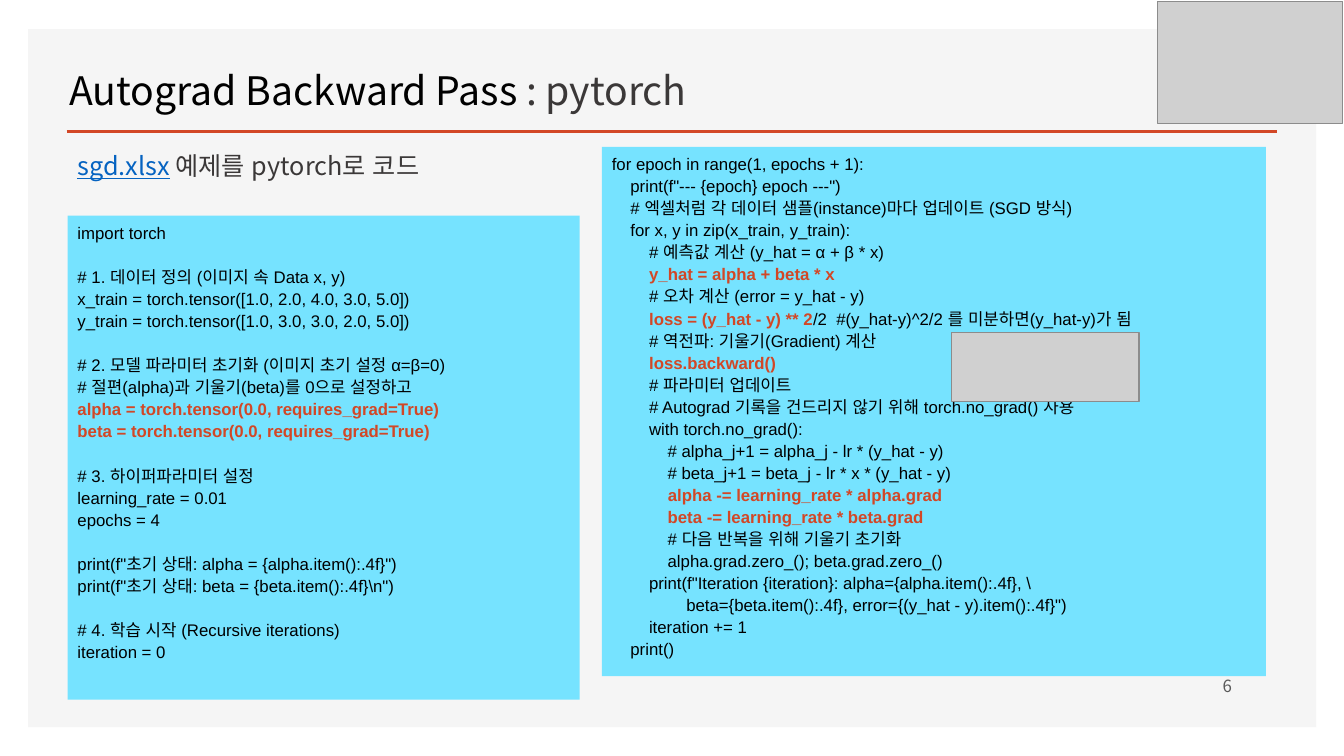
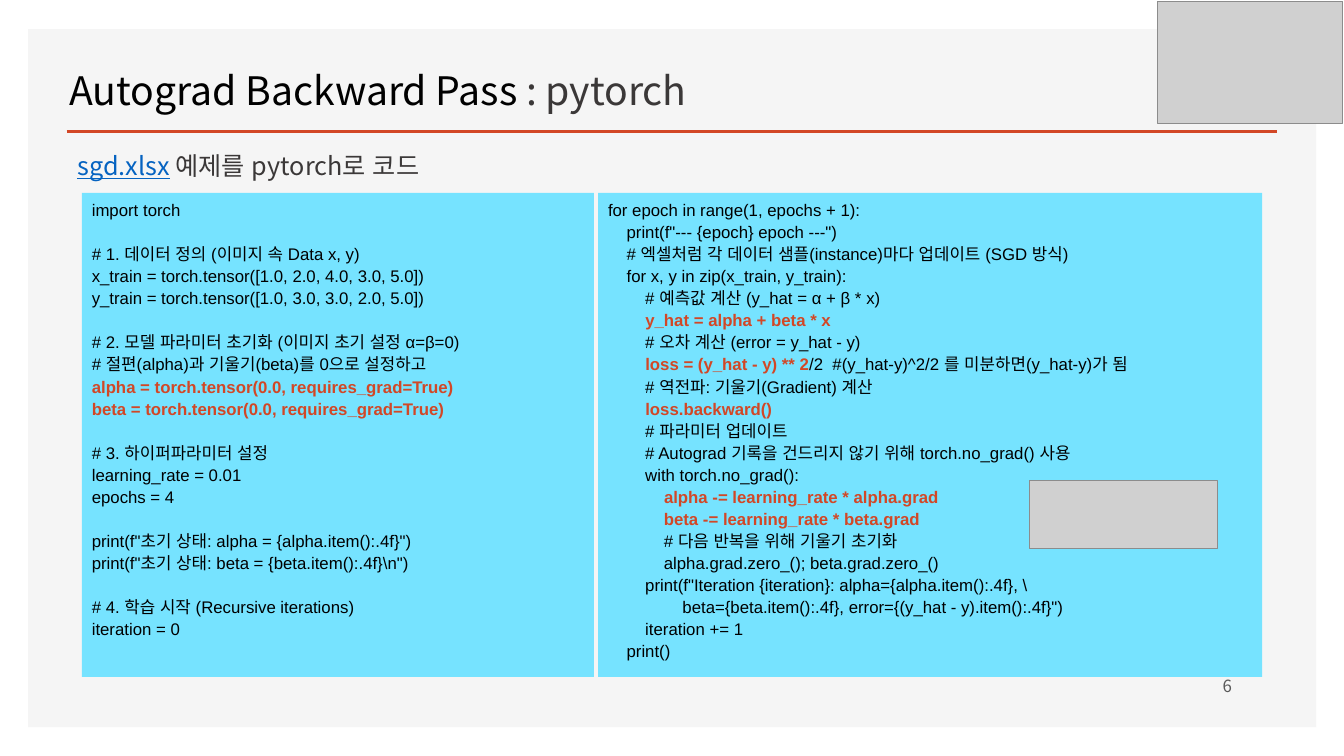
Before and after one commit to ancestor9/mathematics-for-machine-learning, a slide deck: slide 6 of Linear_Algebra/w6_Deep Learning.pptx. Drawn at 1344x756 pixels with LibreOffice and Linux fonts; fonts in the diff are those of the drawing; grey boxes stand for pictures; background and template pictures are left out. Boxes give left, top, right and bottom in pixels: in the first picture for what was removed or moved away, otherwise in the second. Text is boxed around its words. In the diff, an @@ line names an element or a change of style, - is before the commit and + after.

```diff
--- a/Linear_Algebra/w6_Deep Learning.pptx
+++ b/Linear_Algebra/w6_Deep Learning.pptx
@@ rectangle "import torch": place and size @@
-rectangle "import torch" at [68, 216, 580, 700]
+rectangle "import torch" at [82, 193, 594, 677]
@@ rectangle "for epoch in range(1, epochs ...": place and size @@
-rectangle "for epoch in range(1, epochs ..." at [602, 147, 1266, 677]
+rectangle "for epoch in range(1, epochs ..." at [598, 193, 1262, 677]
@@ text in rectangle at [682, 445, 951, 483]: paragraphs removed @@
-# alpha_j+1 = alpha_j - lr * (y_hat - y)
-# beta_j+1 = beta_j - lr * x * (y_hat - y)
@@ picture: place and size @@
-picture at [952, 333, 1139, 401]
+picture at [1030, 480, 1218, 548]
```
Also in this commit, not shown: 1 other slide changed.
